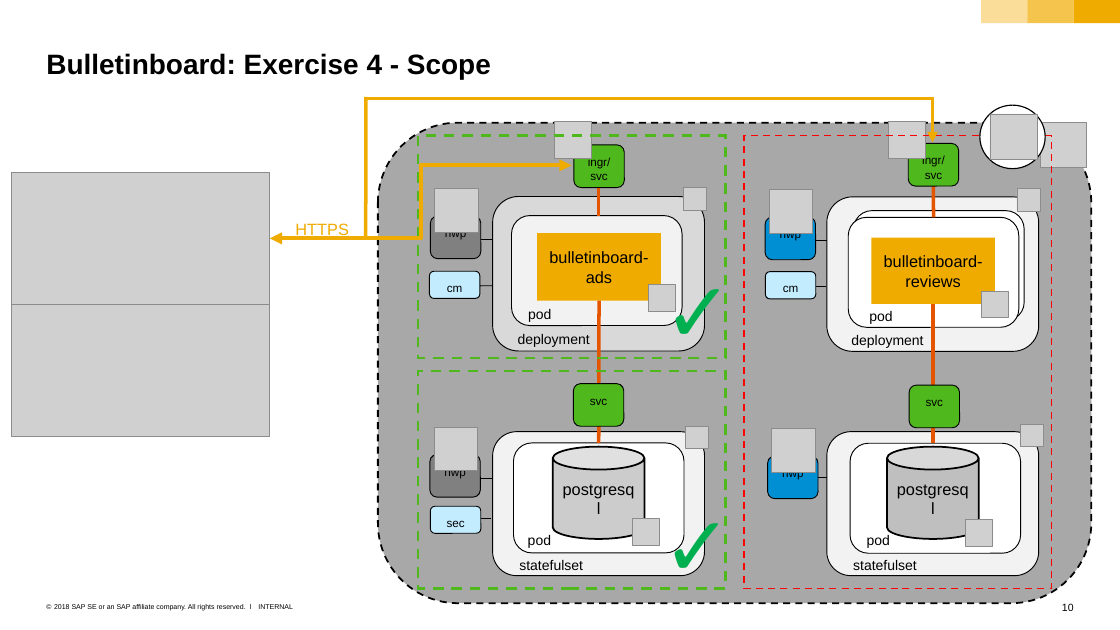
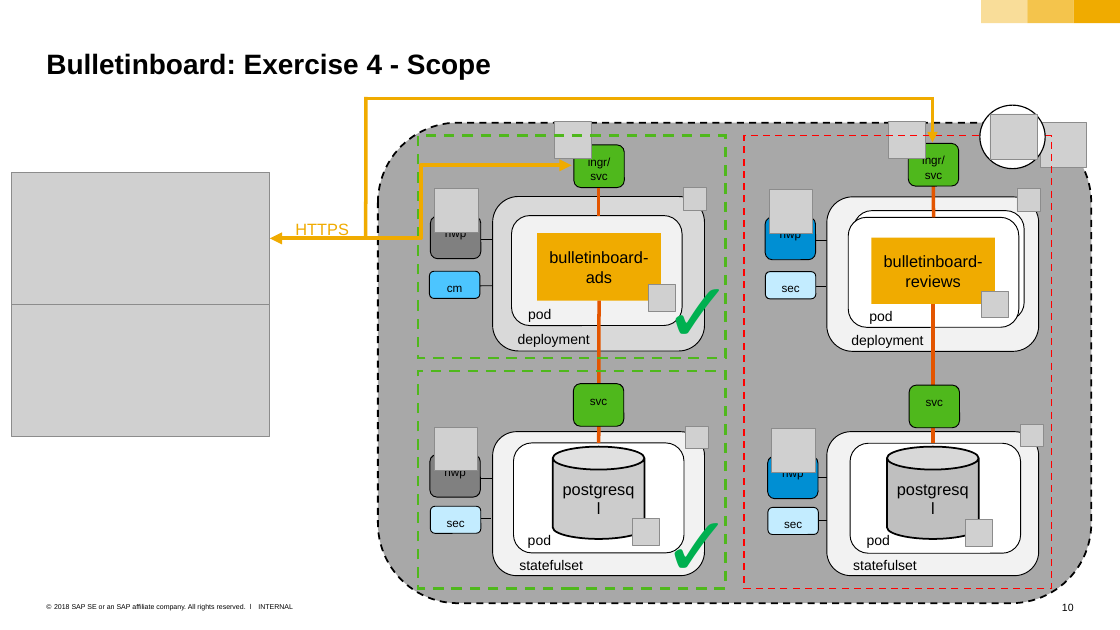
Before and after one commit to cuijiyao01/docker-k8s-training, a slide deck: slide 10 of sample-app/bulletinboard-in-k8s_exercises.pptx. Drawn at 1120x630 pixels with LibreOffice and Linux fonts; fonts in the diff are those of the drawing; grey boxes stand for pictures; background and template pictures are left out. Boxes give left, top, right and bottom in pixels: in the first picture for what was removed or moved away, otherwise in the second. Text is boxed around its words. In the diff, an @@ line names an element or a change of style, - is before the commit and + after.

```diff
--- a/sample-app/bulletinboard-in-k8s_exercises.pptx
+++ b/sample-app/bulletinboard-in-k8s_exercises.pptx
@@ rounded rectangle "cm" at bbox=[429, 271, 479, 298]: fill #C3ECFF to #4CC5FF @@
@@ text in rounded rectangle at bbox=[782, 285, 800, 292]: text changed @@
-cm
+sec
@@ rounded rectangle added at bbox=[767, 507, 818, 534], fill #C3ECFF, outline #000000 0.79 pt, 10 pt, text #000000 @@
+sec
@@ line added from (818, 520) to (827, 520), #000000 0.75 pt @@
```
Also in this commit, not shown: 3 other slides changed, 14 other files.
